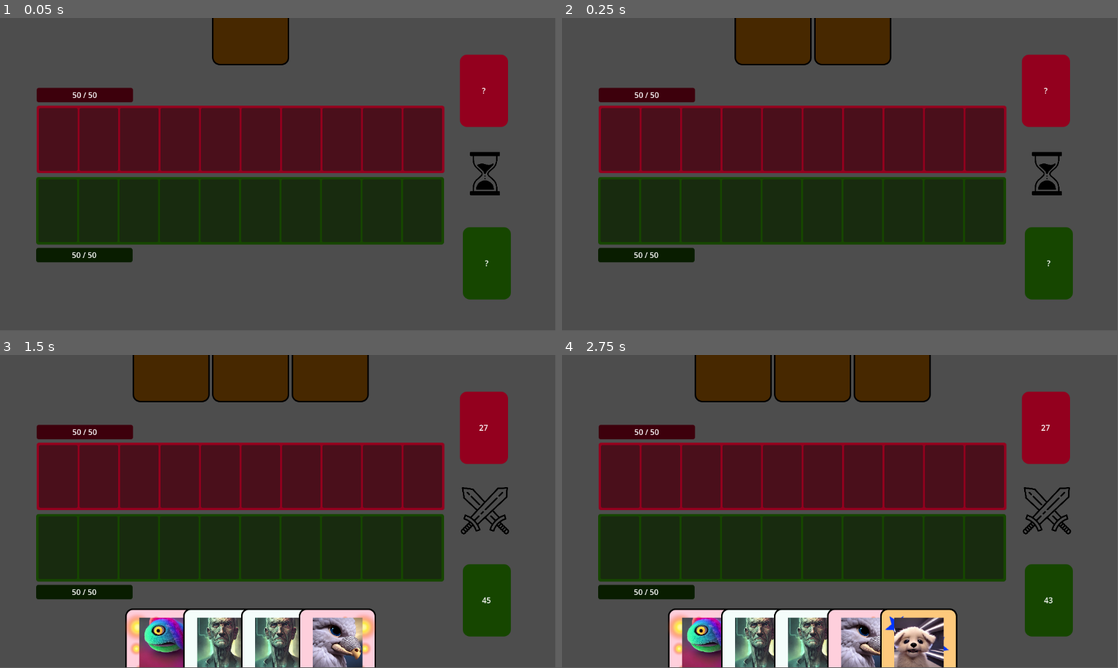
Above: before the commit, frames 1-4 (two rows, left to right).
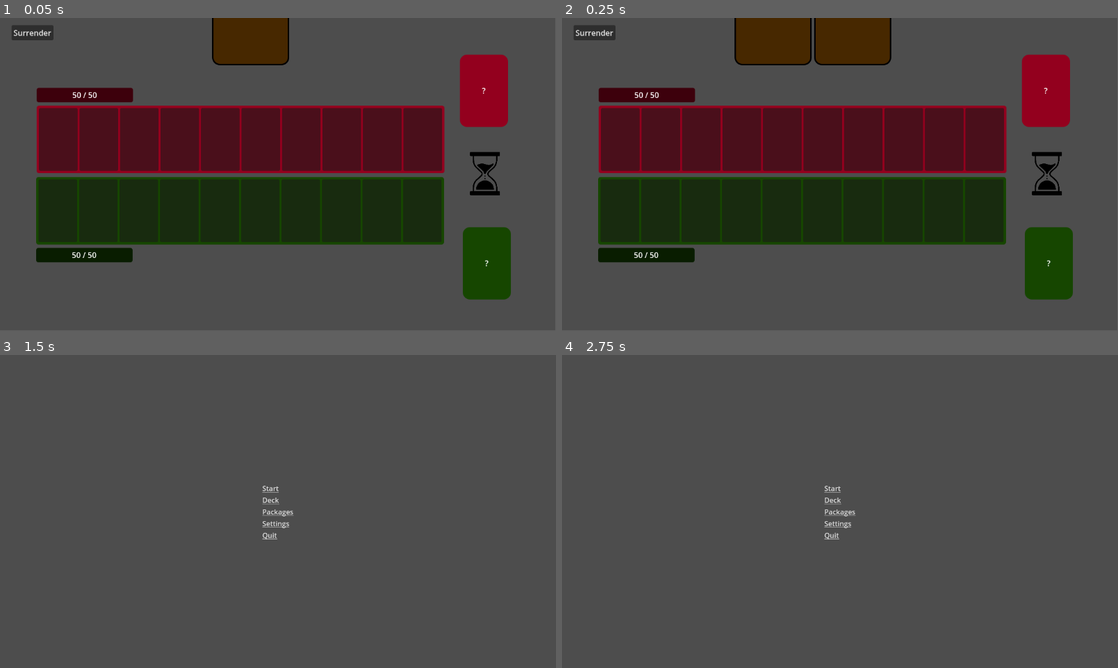
Above: after the commit, the same moments.

Repository: jamklex/first_game
Game: Godot game, scene res://scenes/gameboard/_main.tscn
Same seed, same stepped clock (60 frames per second), same inputs: the game is played once before the commit and once after it. This scene is started directly instead of the project's main scene.
Inputs (mouse positions are in pixels of both pictures, inside the frame that each line leads up to):
- Up to frame 1 (0.05 s): no input
- Up to frame 2 (0.25 s): no input
- Up to frame 3 (1.5 s): click (33, 370) at 0.5 s, where only the run after the commit has a clickable "Surrender"; move the mouse to (400, 495) at 1.27 s; click (400, 495) at 1.42 s
- Up to frame 4 (2.75 s): tap Enter at 2 s; move the mouse to (728, 527) at 2.02 s; click (728, 527) at 2.17 s
In our replay, in frame 3 the window is 799x449 before the commit and 800x450 after it. These sizes can differ from the game's own. Grey fills any space a smaller window leaves; there, only what the larger window draws over its background counts as a difference.

The runs differ from the first frame. In frame 1, 0.3% of the frame differs, in the area x 2-10%, y 2-8%; in frame 2, 0.3%; in frame 3, 51%; in frame 4, 53%, in the area x 6-92%, y 0-100%.

Commit message:
new card selection logic added surrender button on playscene

Diff:
--- a/Deck_Defense/scenes/gameboard/_main.tscn
+++ b/Deck_Defense/scenes/gameboard/_main.tscn
@@ -260,7 +260,15 @@
 layout_mode = 2
 anchors_preset = 0
 
+[node name="Button" type="Button" parent="."]
+layout_mode = 1
+offset_left = 24.0
+offset_top = 15.0
+offset_right = 111.0
+offset_bottom = 46.0
+text = "Surrender"
+
 [connection signal="gui_input" from="TurnOptions/AttackOpponent" to="." method="_on_AttackOpponent_gui_input"]
 [connection signal="gui_input" from="TurnOptions/BlockOpponent" to="." method="_on_BlockOpponent_gui_input"]
 [connection signal="gui_input" from="Player/CardSpace" to="." method="_on_CardSpace_gui_input"]
-[connection signal="gui_input" from="Player/Hand" to="." method="_on_Hand_gui_input"]
+[connection signal="pressed" from="Button" to="." method="_on_surrender"]
--- a/Deck_Defense/scenes/gameboard/scripts/logic.gd
+++ b/Deck_Defense/scenes/gameboard/scripts/logic.gd
@@ -23,7 +23,7 @@
 
 var rng:RandomNumberGenerator = GbProps.rng
 
-var selected_action_card = -1
+var selected_card
 var current_cycle
 var bump_factor = 0.5 # 1 = full card size, 0.5 half card size
 
@@ -42,27 +42,25 @@
 	set_hp(enemy_healt, GbProps.enemyCurrentHp, GbProps.enemyMaxHp)
 	set_hp(player_healt, GbProps.playerCurrentHp, GbProps.playerMaxHp)
 	await place_cards_in_hand(GbProps.enemy_hand_node, GbProps.initial_hand_cards, GbProps.enemy_deck, GbProps.enemy_initial, false)
-	await place_cards_in_hand(GbProps.player_hand_node, GbProps.initial_hand_cards, GbProps.player_deck, GbProps.player_initial, true)
+	var newPlayerCards = await place_cards_in_hand(GbProps.player_hand_node, GbProps.initial_hand_cards, GbProps.player_deck, GbProps.player_initial, true)
+	setPlayerCardOnClickEvent(newPlayerCards)
 	reset_hand_card_focus()
 	switch_to_player()
 
-func _on_Hand_gui_input(event):
-	if GbUtil.is_mouse_click(event) and can_place_cards():
-		var node = GbProps.player_hand_node as HBoxContainer
-		var old_selected = selected_action_card
+func _on_HandCard_clicked(clickedCard:Card):
+	if can_place_cards():
+		var lastClickedCard = selected_card
 		reset_hand_card_focus()
-		var new_selected_card = GbUtil.get_child_index(node, make_input_local(event).position, true, -1)
-		if new_selected_card >= 0 and new_selected_card != old_selected:
-			selected_action_card = new_selected_card
-			var card = GbUtil.get_card_from_container(node, selected_action_card)
-			var cardHeight = card.size.y
-			GbUtil.bump_child_y(card, cardHeight * bump_factor * -1)
+		if lastClickedCard != clickedCard:
+			selected_card = clickedCard
+			var cardHeight = selected_card.size.y
+			GbUtil.bump_child_y(selected_card, cardHeight * bump_factor * -1)
 
 func _on_CardSpace_gui_input(event):
 	if GbUtil.is_mouse_click(event) and can_place_cards():
 		var card_space_spot_selected = GbProps.selected_card_spot
-		if card_space_spot_selected >= 0 and selected_action_card >= 0:
-			if GbUtil.lay_card_on_space(GbProps.player_card_space_node, selected_action_card, card_space_spot_selected, GbProps.player_hand_node, GbProps.enemy_card_space_node):
+		if card_space_spot_selected >= 0 and selected_card:
+			if GbUtil.lay_card_on_space(GbProps.player_card_space_node, selected_card, card_space_spot_selected, GbProps.player_hand_node, GbProps.enemy_card_space_node):
 				GbUtil.set_visibility(get_node(WAIT_WHILE_FIGHT), false)
 				GbUtil.set_visibility(get_node(ATTACK_PLAYER), false)
 				GbUtil.set_visibility(get_node(BLOCK_PLAYER), true)
@@ -94,7 +92,8 @@
 		GbUtil.set_visibility(get_node(ATTACK_PLAYER), true)
 		GbUtil.set_visibility(get_node(BLOCK_PLAYER), false)
 		GbUtil.apply_lane_effects(GbProps.player_card_space_node, GbProps.enemy_card_space_node)
-		await place_cards_in_hand(GbProps.player_hand_node, GbProps.cards_per_turn, GbProps.player_deck, GbProps.player_initial, true)
+		var newPlayerCards = await place_cards_in_hand(GbProps.player_hand_node, GbProps.cards_per_turn, GbProps.player_deck, GbProps.player_initial, true)
+		setPlayerCardOnClickEvent(newPlayerCards)
 		reset_hand_card_focus()
 		current_cycle = TURN_CYCLE.MY_TURN
 
@@ -130,7 +129,8 @@
 		if(cardsToPlay > 0):
 			for i in range(cardsToPlay):
 				var spot_to_place = rng.randi_range(0, free_spots.size()-1)
-				GbUtil.lay_card_on_space(GbProps.enemy_card_space_node, i, free_spots[spot_to_place], GbProps.enemy_hand_node, GbProps.player_card_space_node)
+				var initial_card = GbProps.enemy_hand_node.get_child(i)
+				GbUtil.lay_card_on_space(GbProps.enemy_card_space_node, initial_card, free_spots[spot_to_place], GbProps.enemy_hand_node, GbProps.player_card_space_node)
 				await get_tree().create_timer(CARD_DRAW_TIME).timeout
 		else:
 			print("enemy can't do anything...")
@@ -160,8 +160,9 @@
 	return current_cycle == TURN_CYCLE.MY_TURN
 
 func place_cards_in_hand(node, amount, deck, prefered_ids, visible_card):
-	await GbUtil.draw_cards(node, amount, deck, prefered_ids, visible_card, CARD_DRAW_TIME)
+	var cardObjs = await GbUtil.draw_cards(node, amount, deck, prefered_ids, visible_card, CARD_DRAW_TIME)
 	update_cards_left()
+	return cardObjs
 
 func update_cards_left():
 	var enemy = get_node(enemy_cards_left + "/Amount") as Label
@@ -178,11 +179,16 @@
 	indicator.set_size(new_size)
 
 func reset_hand_card_focus():
-	if(selected_action_card >= 0):
-		var card = GbUtil.get_card_from_container(GbProps.player_hand_node, selected_action_card)
-		if card == null:
-			selected_action_card = -1
-			return
-		var cardHeight = card.size.y
-		GbUtil.bump_child_y(card, cardHeight*bump_factor)
-	selected_action_card = -1
+	if not selected_card:
+		return
+	var cardHeight = selected_card.size.y
+	GbUtil.bump_child_y(selected_card, cardHeight*bump_factor)
+	selected_card = null
+
+func setPlayerCardOnClickEvent(cards):
+	for c in cards:
+		var card = c as Card
+		card.clicked.connect(_on_HandCard_clicked)
+
+func _on_surrender():
+	get_tree().change_scene_to_file("res://scenes/menu/_main.tscn")
--- a/Deck_Defense/scenes/gameboard/scripts/util.gd
+++ b/Deck_Defense/scenes/gameboard/scripts/util.gd
@@ -15,8 +15,7 @@
 func initialize(given_tree):
 	tree = given_tree
 
-func lay_card_on_space(card_spots: HBoxContainer, from, to, hand_node, enemy_spots: HBoxContainer):
-	var initial_card = hand_node.get_child(from)
+func lay_card_on_space(card_spots: HBoxContainer, initial_card:Card, to, hand_node, enemy_spots: HBoxContainer):
 	var contender = card_spots.get_child(to) as Panel
 	if initial_card != null and contender.get_child_count() == 0:
 		var card = create_visible_instance(initial_card.properties, true) as Card
@@ -28,7 +27,7 @@
 		card.position = Vector2(card.position.x + xOffset, card.position.y + yOffset)
 		card.set_size(card.custom_minimum_size)
 		card.apply_card_laydown(card_spots, to, enemy_spots)
-		hand_node.remove_child(hand_node.get_child(from))
+		hand_node.remove_child(initial_card)
 		adjust_separation(hand_node)
 		apply_lane_effects(card_spots, enemy_spots)
 		return true
@@ -129,6 +128,7 @@
 	return deck.size() + cards_ltr_in(card_space).size() + hand.get_child_count()
 
 func draw_cards(node, amount, deck, prefered_ids, visible_card, card_draw_time):
+	var cardObjs = []
 	for n in amount:
 		if node.get_child_count() == GbProps.max_hand_cards:
 			break
@@ -139,9 +139,12 @@
 		if card == null and deck.size() > 0:
 			card = get_card_from_deck(deck)
 		elif card == null:
-			return
-		add_card_to(node, create_visible_instance(card, visible_card))
+			return cardObjs
+		var cardObj = create_visible_instance(card, visible_card) as Card
+		cardObjs.append(cardObj)
+		add_card_to(node, cardObj)
 		await tree.create_timer(card_draw_time).timeout
+	return cardObjs
 
 func get_card_from_deck(deck):
 	if deck.size() == 0:
@@ -166,7 +169,6 @@
 	var newWidth = card.custom_minimum_size.x * sizeMultiplier
 	var newSize = Vector2(newWidth, newHeight)
 	card.custom_minimum_size = newSize
-#	card.set_size(newSize)
 
 func set_visibility(node, status):
 	node.visible = status
--- a/Deck_Defense/shared/card/front.tscn
+++ b/Deck_Defense/shared/card/front.tscn
@@ -113,7 +113,6 @@
 offset_bottom = 0.000244141
 size_flags_horizontal = 4
 size_flags_vertical = 4
-mouse_filter = 2
 theme_override_styles/panel = SubResource("StyleBoxFlat_yaee3")
 script = ExtResource("1_3i4m2")
 metadata/_edit_use_anchors_ = true
@@ -317,6 +316,7 @@
 expand_mode = 1
 stretch_mode = 4
 
+[connection signal="gui_input" from="." to="." method="_on_gui_input"]
 [connection signal="minimum_size_changed" from="." to="." method="_resizeLabels"]
 [connection signal="ready" from="Kanonenrohr/Counter" to="." method="_resizeLabels"]
 [connection signal="ready" from="LayoutMargin/Layout/Bottom/HP/Value" to="." method="_resizeLabels"]
--- a/Deck_Defense/shared/card/scripts/card.gd
+++ b/Deck_Defense/shared/card/scripts/card.gd
@@ -12,6 +12,7 @@
 ]
 var relationalScaleSize:Vector2
 var baseSize:int
+signal clicked(card:Card)
 
 func _init():
 	relationalScaleSize = custom_minimum_size
@@ -65,3 +66,7 @@
 	if not label:
 		return
 	baseSize = label.get_theme_font_size("font_size")
+
+func _on_gui_input(event):
+	if GbUtil.is_mouse_click(event):
+		clicked.emit(self)
